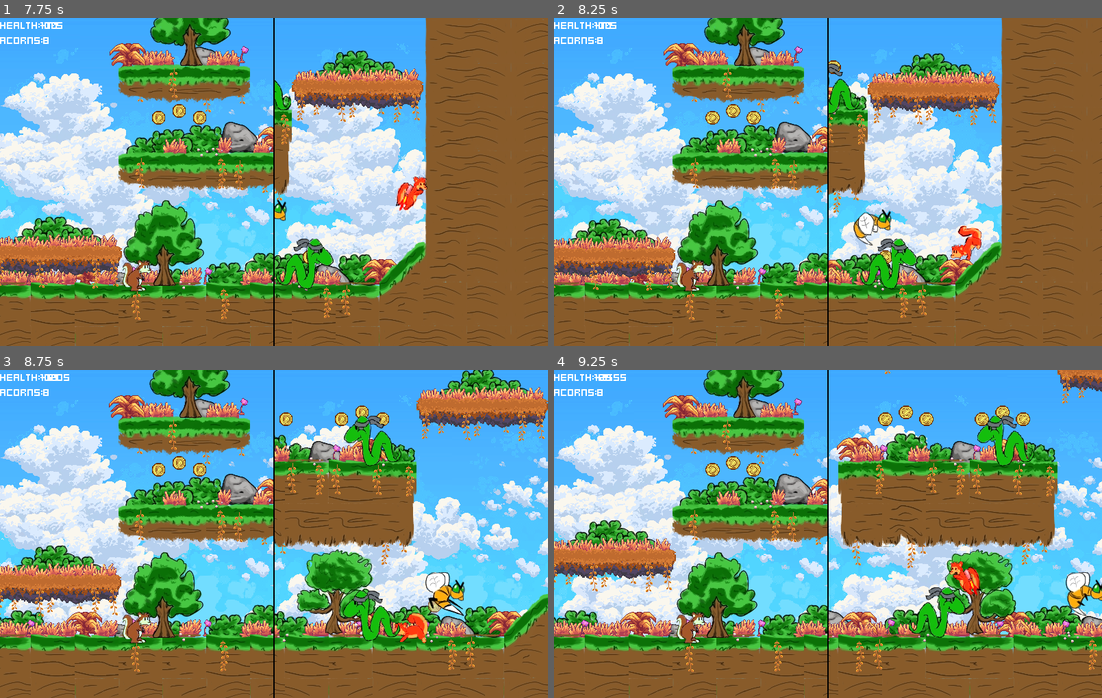
Above: before the commit, frames 1-4 (two rows, left to right).
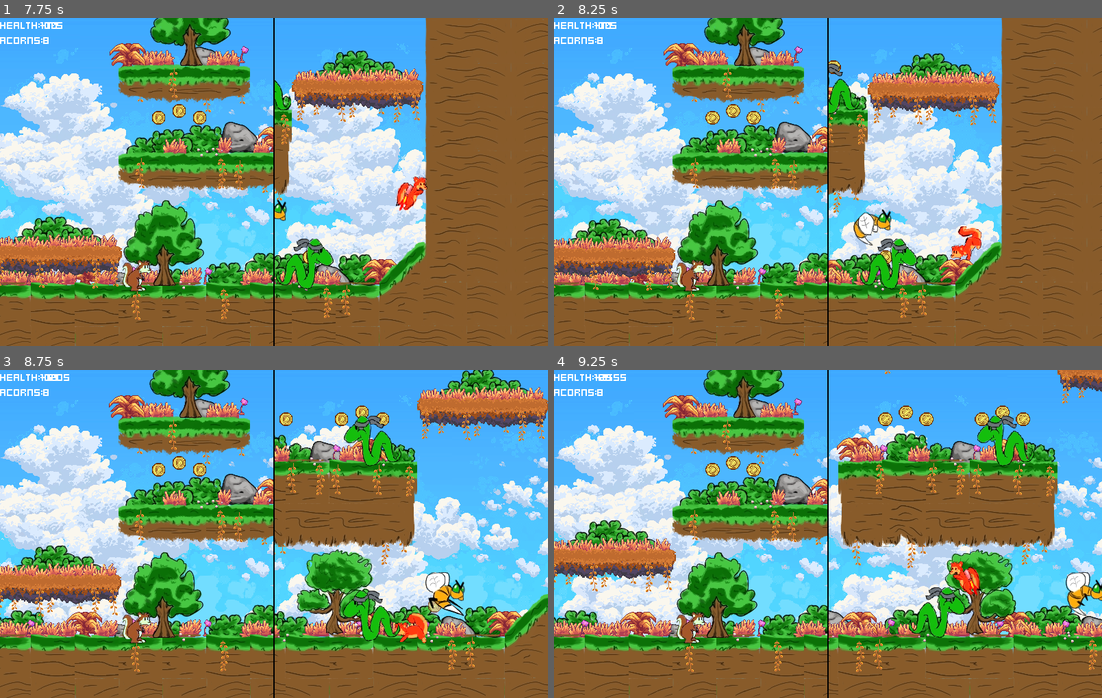
Above: after the commit, the same moments.

Repository: KieranL/ratatoskr
Game: Godot game, scene res://game_splitscreen.tscn
The game is run twice, just before and just after one commit, with the same random seed, the same clock (stepped at 60 frames per second) and the same inputs. This scene is started directly instead of the project's main scene.
Inputs:
- Up to frame 1 (7.75 s): hold Right (move_right) 0.53-2.03 s; tap Q (melee) every 2.25 s from 0.6 to 7.35 s; tap Up (jump) at 0.77, 1.52, 3.02, 3.77, 4.52, 6.02, 6.77, 7.52 s; tap Space (spit) at 1.35, 3.6, 5.85 s; hold Left (move_left) 2.03-4.28 s; tap V (toggle_climb) at 2.1, 4.35, 6.6 s; hold Right (move_right) from 4.28 s (still down)
- Up to frame 2 (8.25 s): release Right (move_right) at 8.03 s; hold Left (move_left) from 8.03 s (still down); tap Space (spit) at 8.1 s
- Up to frame 3 (8.75 s): keep holding Left (move_left)
- Up to frame 4 (9.25 s): keep holding Left (move_left); tap V (toggle_climb) at 8.85 s; tap Up (jump) at 9.02 s

Frame 1 is identical in both runs. In frame 2, 0.3% of the frame differs, in the area x 50-81%, y 13-88%; in frame 3, 1.3%, in the area x 50-100%, y 8-100%; in frame 4, less than 0.1%.

Commit message:
respawn coins and jetpack noises

Diff:
--- a/game_splitscreen.tscn
+++ b/game_splitscreen.tscn
@@ -47,7 +47,7 @@
 handle_input_locally = false
 canvas_item_default_texture_filter = 0
 audio_listener_enable_2d = true
-size = Vector2i(2, 2)
+size = Vector2i(399, 480)
 render_target_update_mode = 4
 
 [node name="Level" parent="Black/SplitContainer/ViewportContainer1/Viewport1" instance=ExtResource("3_e0nyr")]
@@ -75,7 +75,7 @@
 handle_input_locally = false
 canvas_item_default_texture_filter = 0
 audio_listener_enable_2d = true
-size = Vector2i(2, 2)
+size = Vector2i(399, 480)
 render_target_update_mode = 4
 
 [node name="ParallaxBackground" parent="Black/SplitContainer/ViewportContainer2/Viewport2" instance=ExtResource("5_47vt4")]
--- a/scenes/maingame/enemies/hornet/hornet.tscn
+++ b/scenes/maingame/enemies/hornet/hornet.tscn
@@ -2,6 +2,23 @@
 
 [ext_resource type="Script" path="res://scenes/maingame/enemies/hornet/hornet.gd" id="1_fgc2m"]
 [ext_resource type="Texture2D" uid="uid://p54xcp2x1ad5" path="res://Assets/Art/enemies/hornet/Hornet.webp" id="2_ayl5i"]
+
+[sub_resource type="Animation" id="Animation_1kbng"]
+resource_name = "Attack"
+length = 0.2
+loop_mode = 1
+tracks/0/type = "value"
+tracks/0/imported = false
+tracks/0/enabled = true
+tracks/0/path = NodePath(".:frame")
+tracks/0/interp = 1
+tracks/0/loop_wrap = true
+tracks/0/keys = {
+"times": PackedFloat32Array(0, 0.1),
+"transitions": PackedFloat32Array(1, 1),
+"update": 1,
+"values": [2, 1]
+}
 
 [sub_resource type="Animation" id="Animation_obqnu"]
 resource_name = "Flying"
@@ -33,23 +50,6 @@
 "transitions": PackedFloat32Array(1),
 "update": 1,
 "values": [2]
-}
-
-[sub_resource type="Animation" id="Animation_1kbng"]
-resource_name = "Attack"
-length = 0.2
-loop_mode = 1
-tracks/0/type = "value"
-tracks/0/imported = false
-tracks/0/enabled = true
-tracks/0/path = NodePath(".:frame")
-tracks/0/interp = 1
-tracks/0/loop_wrap = true
-tracks/0/keys = {
-"times": PackedFloat32Array(0, 0.1),
-"transitions": PackedFloat32Array(1, 1),
-"update": 1,
-"values": [2, 1]
 }
 
 [sub_resource type="AnimationLibrary" id="AnimationLibrary_er65d"]
--- a/scenes/maingame/gui/coins_counter.tscn
+++ b/scenes/maingame/gui/coins_counter.tscn
@@ -3,7 +3,6 @@
 [ext_resource type="Theme" uid="uid://da4noqsij73it" path="res://scenes/maingame/gui/theme.tres" id="1_mctnl"]
 [ext_resource type="Texture2D" uid="uid://cj2absxg54f75" path="res://Assets/Art/coin.webp" id="2"]
 [ext_resource type="Script" path="res://scenes/maingame/gui/coins_counter.gd" id="3"]
-
 
 [sub_resource type="AtlasTexture" id="AtlasTexture_0ik14"]
 atlas = ExtResource("2")
--- a/scenes/maingame/level/coin.gd
+++ b/scenes/maingame/level/coin.gd
@@ -10,3 +10,5 @@
 	animation_player.play(&"picked")
 	(body as Player).acorn_collected()
 	(body as Player).coin_collected.emit()
+	await get_tree().create_timer(10).timeout
+	animation_player.play(&"spinning")
--- a/scenes/maingame/level/coin.tscn
+++ b/scenes/maingame/level/coin.tscn
@@ -37,7 +37,7 @@
 }
 tracks/1/type = "method"
 tracks/1/imported = false
-tracks/1/enabled = true
+tracks/1/enabled = false
 tracks/1/path = NodePath(".")
 tracks/1/interp = 1
 tracks/1/loop_wrap = true
--- a/scenes/maingame/player/player.gd
+++ b/scenes/maingame/player/player.gd
@@ -182,4 +182,3 @@
 
 func acorn_collected() -> void:
 	ACORNS = ACORNS + 1
-	print(ACORNS)
--- a/scenes/maingame/player/player.tscn
+++ b/scenes/maingame/player/player.tscn
@@ -7,6 +7,7 @@
 [ext_resource type="Script" path="res://scenes/maingame/player/melee_attack.gd" id="5_sjml7"]
 [ext_resource type="FontFile" uid="uid://wqrno8lackrm" path="res://Assets/Font/kenney_mini_square.ttf" id="6_dyfdk"]
 [ext_resource type="AudioStream" uid="uid://b276fh0va78ks" path="res://Assets/SoundEffects/Scratch Attack.wav" id="6_hjkub"]
+[ext_resource type="AudioStream" uid="uid://c1bg5c8v4liuv" path="res://Assets/SoundEffects/Jetpack.wav" id="7_hettp"]
 [ext_resource type="Script" path="res://scenes/maingame/player/camera.gd" id="7_lps7a"]
 [ext_resource type="Script" path="res://scenes/maingame/player/spit_nut.gd" id="8"]
 [ext_resource type="AudioStream" uid="uid://ck8s5wwxavhxv" path="res://Assets/SoundEffects/SquirelHit.wav" id="10_0anyv"]
@@ -43,6 +44,21 @@
 "update": 1,
 "values": [45, 46]
 }
+tracks/1/type = "audio"
+tracks/1/imported = false
+tracks/1/enabled = true
+tracks/1/path = NodePath("AnimationPlayer/AudioStreamPlayer2D")
+tracks/1/interp = 1
+tracks/1/loop_wrap = true
+tracks/1/keys = {
+"clips": [{
+"end_offset": 0.0,
+"start_offset": 0.0,
+"stream": ExtResource("7_hettp")
+}],
+"times": PackedFloat32Array(0)
+}
+tracks/1/use_blend = true
 
 [sub_resource type="Animation" id="1"]
 resource_name = "crouch"
@@ -157,6 +173,32 @@
 "update": 1,
 "values": [45]
 }
+tracks/1/type = "audio"
+tracks/1/imported = false
+tracks/1/enabled = true
+tracks/1/path = NodePath("AnimationPlayer/AudioStreamPlayer2D")
+tracks/1/interp = 1
+tracks/1/loop_wrap = true
+tracks/1/keys = {
+"clips": [],
+"times": PackedFloat32Array()
+}
+tracks/1/use_blend = true
+tracks/2/type = "audio"
+tracks/2/imported = false
+tracks/2/enabled = true
+tracks/2/path = NodePath("AnimationPlayer/AudioStreamPlayer2D")
+tracks/2/interp = 1
+tracks/2/loop_wrap = true
+tracks/2/keys = {
+"clips": [{
+"end_offset": 0.0,
+"start_offset": 0.0,
+"stream": ExtResource("5")
+}],
+"times": PackedFloat32Array(0)
+}
+tracks/2/use_blend = true
 
 [sub_resource type="Animation" id="7"]
 length = 0.5
@@ -300,6 +342,8 @@
 "": SubResource("AnimationLibrary_jnr5f")
 }
 
+[node name="AudioStreamPlayer2D" type="AudioStreamPlayer2D" parent="AnimationPlayer"]
+
 [node name="Camera" type="Camera2D" parent="."]
 position = Vector2(0, -28)
 offset = Vector2(0, 50)
Not shown, added: Assets/SoundEffects/Jetpack.wav.import
Not shown: 1 places in game_singleplayer.tscn that only renumber resources
Not shown: 1 places in scenes/maingame/gui/game_over.tscn that only renumber resources
Not shown: 1 places in scenes/maingame/level/level.tscn that only renumber resources
Not shown: 1 places in scenes/maingame/player/player.tscn that only renumber resources
Not shown, changed: README.md
